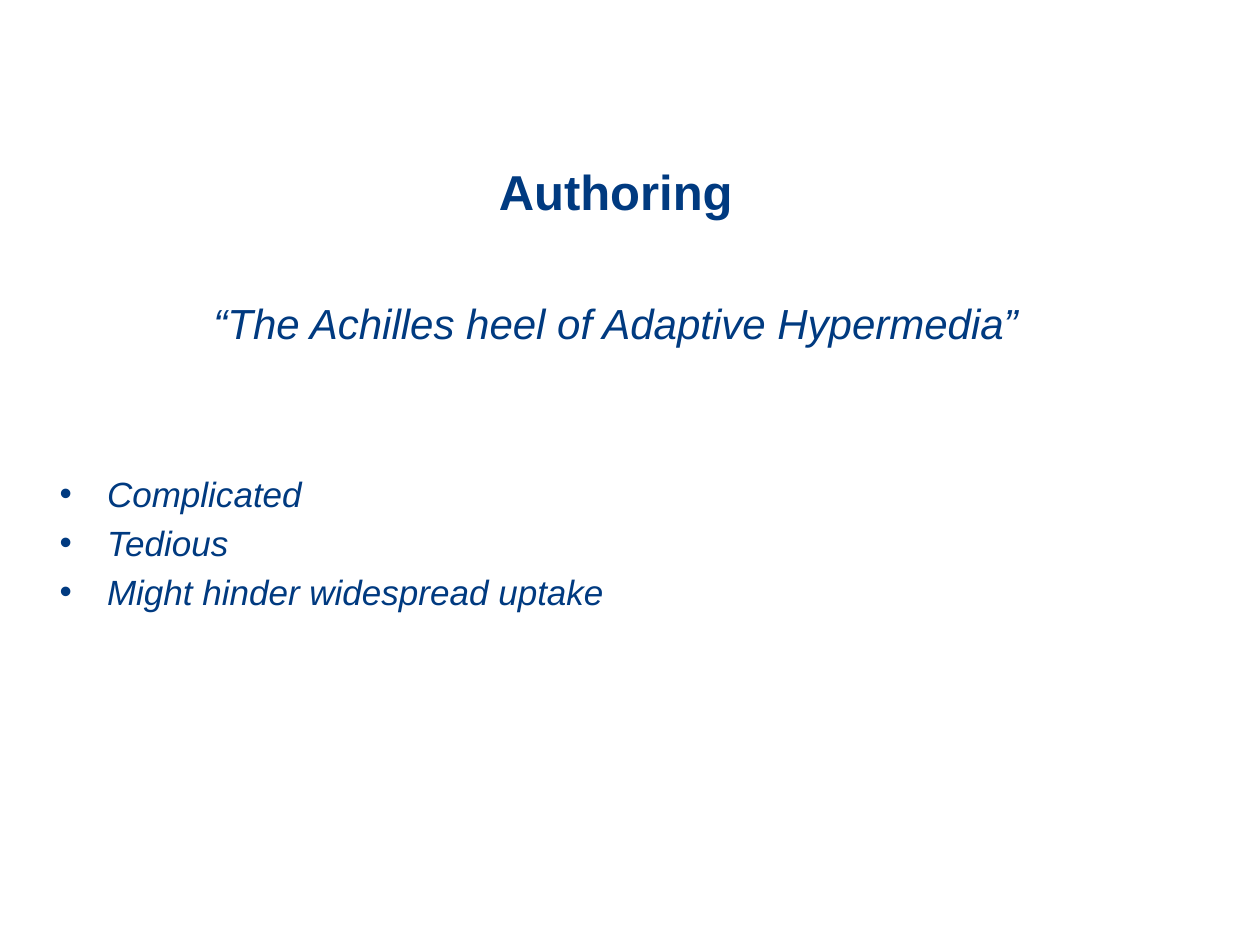
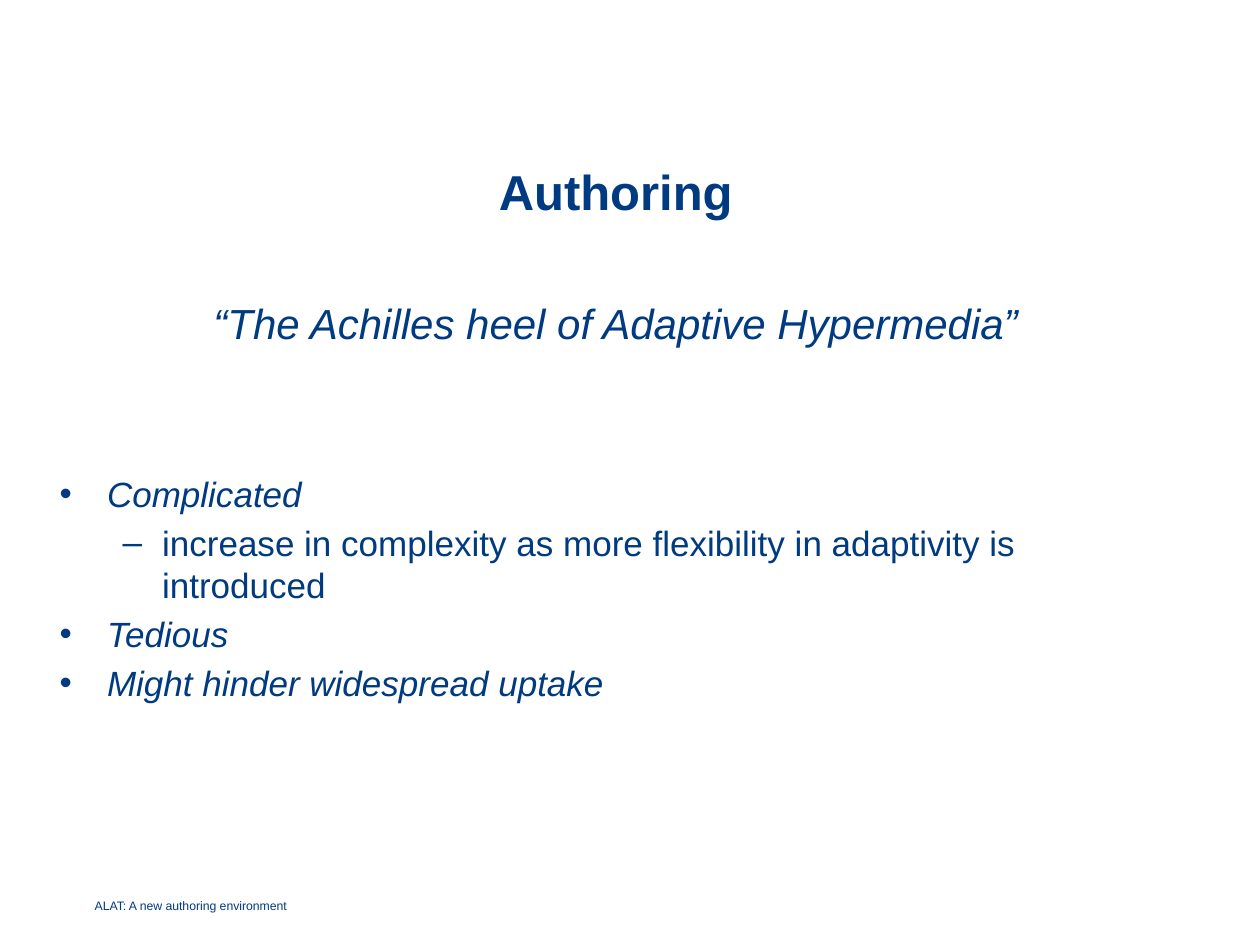
Before and after one commit to wottah/Thesis, a slide deck: slide 9 of Documents/School/Thesis docs/ALAT.pptx (slide 8 before the commit). Drawn at 1260x945 pixels with LibreOffice and Linux fonts; fonts in the diff are those of the drawing; background and template pictures are left out. Boxes give left, top, right and bottom in pixels: in the first picture for what was removed or moved away, otherwise in the second. Text is boxed around its words. In the diff, an @@ line names an element or a change of style, - is before the commit and + after.

```diff
--- a/Documents/School/Thesis docs/ALAT.pptx
+++ b/Documents/School/Thesis docs/ALAT.pptx
@@ text at box(162, 530, 1014, 599): paragraph added @@
+  – increase in complexity as more flexibility in adaptivity is introduced
@@ subtitle added at box(95, 901, 287, 913), 7 pt, text #003A80 @@
+ALAT: A new authoring environment
```
Also in this commit, not shown: 20 other slides changed, 6 slides added, 3 slides removed.
